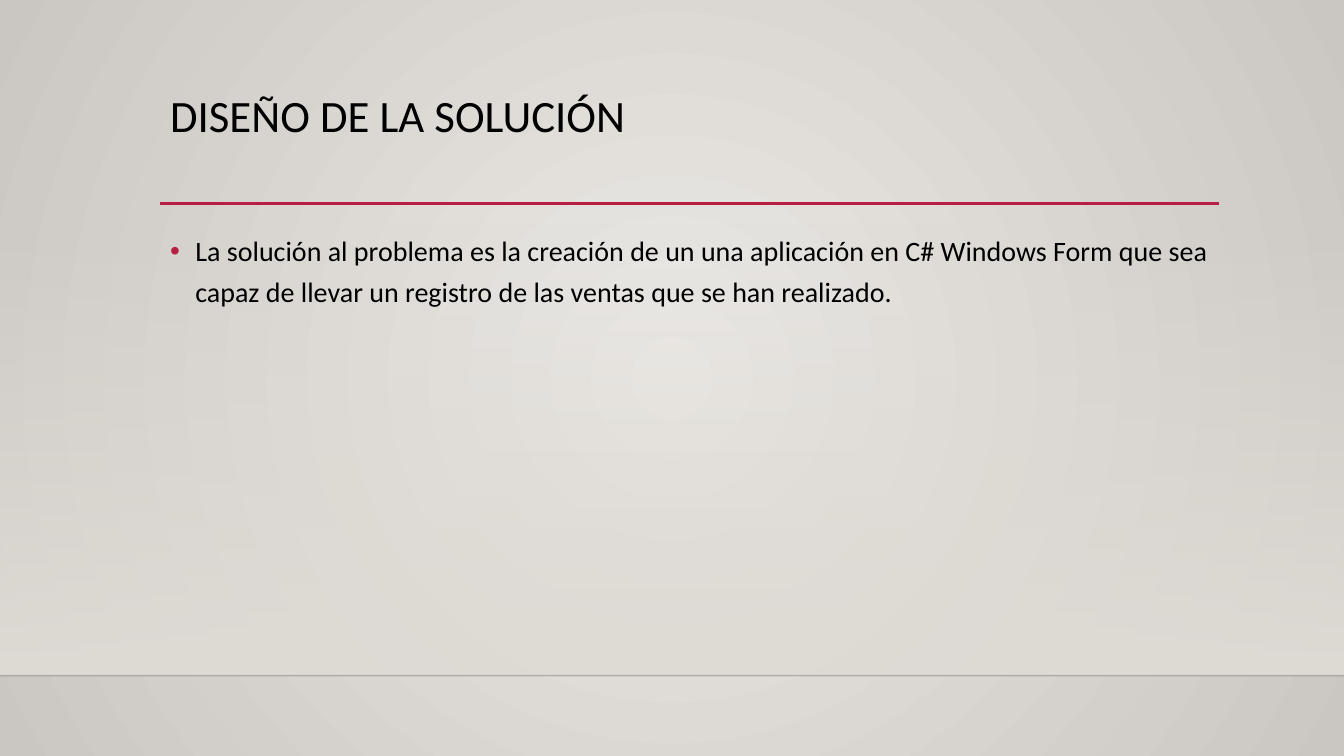
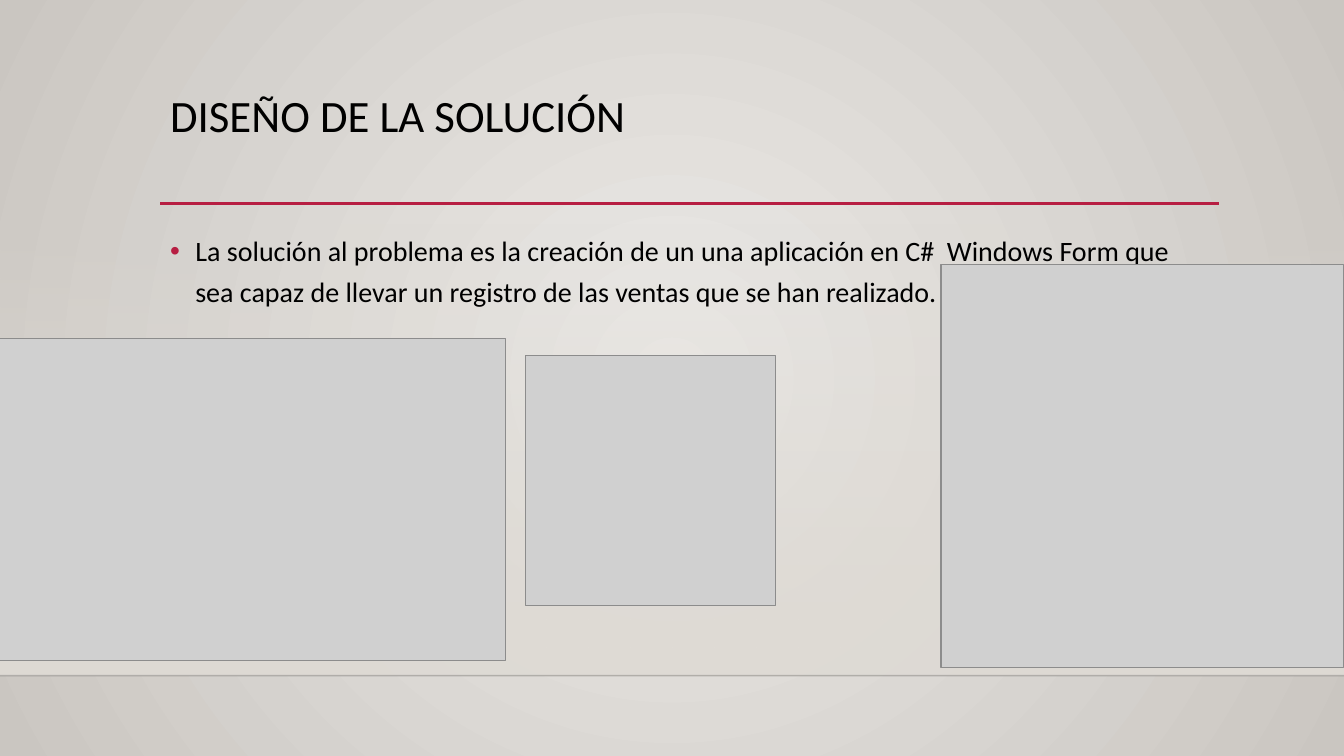
Before and after one commit to AngelMukulMay/TiendaCelulares2, a slide deck: slide 4 of Tienda de celulares.pptx. Drawn at 1344x756 pixels with LibreOffice and Linux fonts; fonts in the diff are those of the drawing; grey boxes stand for pictures; background and template pictures are left out. Boxes give left, top, right and bottom in pixels: in the first picture for what was removed or moved away, otherwise in the second. Text is boxed around its words. In the diff, an @@ line names an element or a change of style, - is before the commit and + after.

```diff
--- a/Tienda de celulares.pptx
+++ b/Tienda de celulares.pptx
@@ text "La solución al problema es ..." rewrapped from (195, 241, 1207, 307) to (195, 241, 1168, 307) @@
@@ picture added at (942, 264, 1344, 667) @@
@@ picture added at (0, 339, 506, 660) @@
@@ picture added at (525, 355, 775, 605) @@
```
Also in this commit, not shown: 3 other slides changed, 2 slides added, 16 other files.
